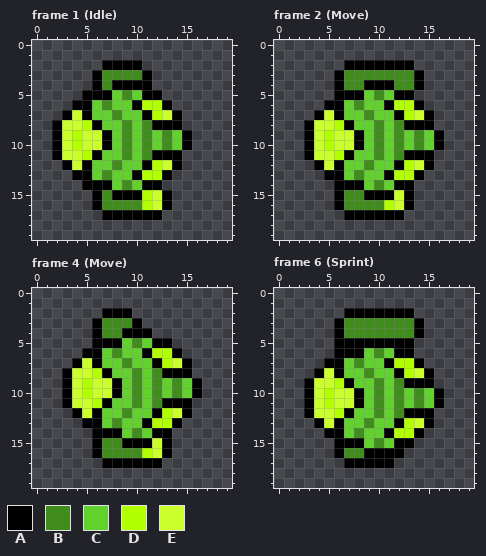
A pixel-art file gets an edit: Assets/Entities/Enemies/Runner.aseprite. That is the earlier state.
20x20 pixels, 9 frames. Shown: frame 1 (Idle), frame 2 (Move), frame 4 (Move), frame 6 (Sprint). The commit also changed other frames, which this record leaves out.
Visible layers, top first: "Head", "Arms".
Palette (. is transparent): A #000000  B #408d1d  C #62d12e  D #b2ff00  E #caff2c
Pixels before, frame 1 (Idle), first column x 2:
 2 .....AAAA.....
 3 ....ABBBBA....
 4 ....ABAAAA....
 5 ...AAACBCAA...
 6 ..AACBCCADDA..
 7 .AEACCBCCADEA.
 8 AEEDACCBCBAAA.
 9 AEDEEACBCBCBCA
10 AEDEEACBCBCBCA
11 AEEDACCBCBAAA.
12 .AEACCBCCADEA.
13 ..AACBCCADDA..
14 ...AAACBCAA...
15 ....ABAAADEA..
16 ....ABBBBDEA..
17 .....AAAAAA...
Pixels before, frame 2 (Move), first column x 3:
 2 ....AAAAAAA...
 3 ...ABBBBBBBA..
 4 ...ABBAAABBA..
 5 ...AAACBCAA...
 6 ..AACBCCADDA..
 7 .AEACCBCCADEA.
 8 AEEDACCBCBAAA.
 9 AEDEEACBCBCBCA
10 AEDEEACBCBCBCA
11 AEEDACCBCBAAA.
12 .AEACCBCCADEA.
13 ..AACBCCADDA..
14 ...AAACBCAA...
15 ...ABBAAAEA...
16 ...ABBBBDEA...
17 ....AAAAAA....
Pixels before, frame 4 (Move), first column x 3:
 2 ....AAA.......
 3 ...ABBBA......
 4 ...ABBAAA.....
 5 ...AAACBCAA...
 6 ..AACBCCADDA..
 7 .AEACCBCCADEA.
 8 AEEDACCBCBAAA.
 9 AEDEEACBCBCBCA
10 AEDEEACBCBCBCA
11 AEEDACCBCBAAA.
12 .AEACCBCCADEA.
13 ..AACBCCADDA..
14 ...AAACBCAA...
15 ...ABBAAAEA...
16 ...ABBBBDEA...
17 ....AAAAAA....
Pixels before, frame 6 (Sprint), first column x 3:
 2 ....AAAAAAA...
 3 ...ABBBBBBBA..
 4 ...ABBBBBBBA..
 5 ...AAAAAAAA...
 6 ...AAACBCAA...
 7 ..AACBCCADDA..
 8 .AEACCBCCADEA.
 9 AEEDACCBCBAAA.
10 AEDEEACBCBCBCA
11 AEDEEACBCBCBCA
12 AEEDACCBCBAAA.
13 .AEACCBCCADEA.
14 ..AACBCCADDA..
15 ...AAACBCAA...
16 ...ABBAAAA....
17 ....AAAAA.....
After:
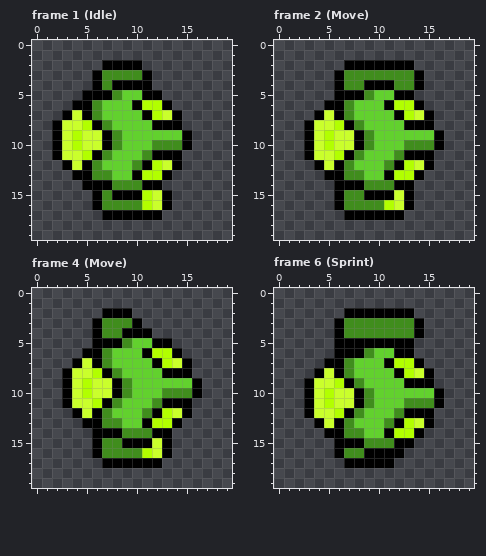
Changes in this commit:
Changed rows in their new state; - is an unchanged pixel.
Frame 1 (Idle), layer "Head":
first column x 6:
 5 --BC-----
 6 BC-------
 7 B-C------
 8 -B-C-C---
 9 --BC-C-C-
10 --BC-CB-B
11 -B-C-----
12 B-C-B----
13 B--------
14 --B-B----
Frame 2 (Move), layer "Head":
first column x 7:
 5 --BC-----
 6 BC-------
 7 B-C------
 8 -B-C-C---
 9 --BC-C-C-
10 --BC-CB-B
11 -B-C-----
12 B-C-B----
13 B--------
14 --B-B----
Frame 4 (Move), layer "Head": the same change as frame 2 (Move)
Frame 6 (Sprint), layer "Head":
first column x 7:
 6 --BC-----
 7 BC-------
 8 B-C------
 9 -B-C-C---
10 --BC-C-C-
11 --BC-CB-B
12 -B-C-----
13 B-C-B----
14 B--------
15 --B-B----
